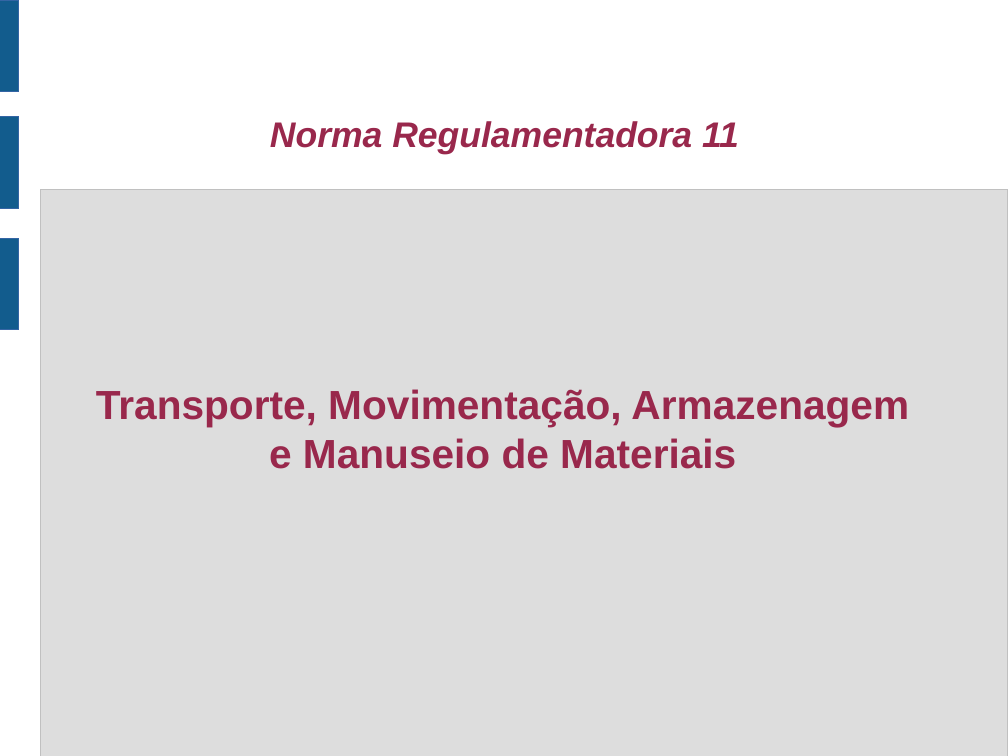
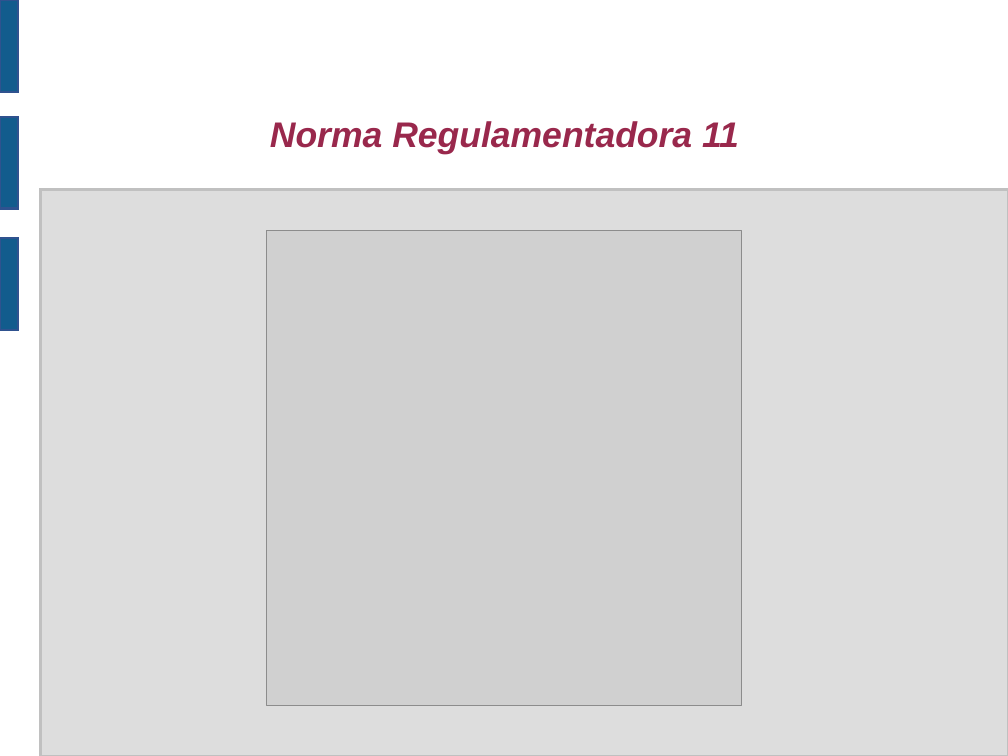
Before and after one commit to jharbes/SEGURANCA-INDUSTRIAL, a slide deck: slide 1 of material_NR11/apresentacaoNR11.odp. Drawn at 1008x756 pixels with LibreOffice and Linux fonts; fonts in the diff are those of the drawing; grey boxes stand for pictures. Boxes give left, top, right and bottom in pixels: in the first picture for what was removed or moved away, otherwise in the second. Text is boxed around its words. In the diff, an @@ line names an element or a change of style, - is before the commit and + after.

```diff
--- a/material_NR11/apresentacaoNR11.odp
+++ b/material_NR11/apresentacaoNR11.odp
@@ rectangle removed at <box>0,0,18,91</box> @@
@@ freeform shape added at <box>0,0,18,91</box>, fill #125C8D, outline #2F528F 2.01 pt @@
@@ rectangle removed at <box>0,117,18,209</box> @@
@@ freeform shape added at <box>0,117,18,209</box>, fill #125C8D, outline #2F528F 2.01 pt @@
@@ rectangle removed at <box>40,189,1008,756</box> @@
@@ freeform shape added at <box>40,189,1008,756</box>, fill #DDDDDD, outline #C0C0C0 2.01 pt @@
@@ rectangle removed at <box>0,238,18,329</box> @@
@@ freeform shape added at <box>0,238,18,329</box>, fill #125C8D, outline #2F528F 2.01 pt @@
@@ picture added at <box>266,231,741,705</box> @@
@@ subtitle removed at <box>96,389,909,469</box> @@
-Transporte, Movimentação, Armazenagem e Manuseio de Materiais
```
Also in this commit, not shown: 14 other slides changed, 5 slides added, 1 slide removed, 6 other files.
